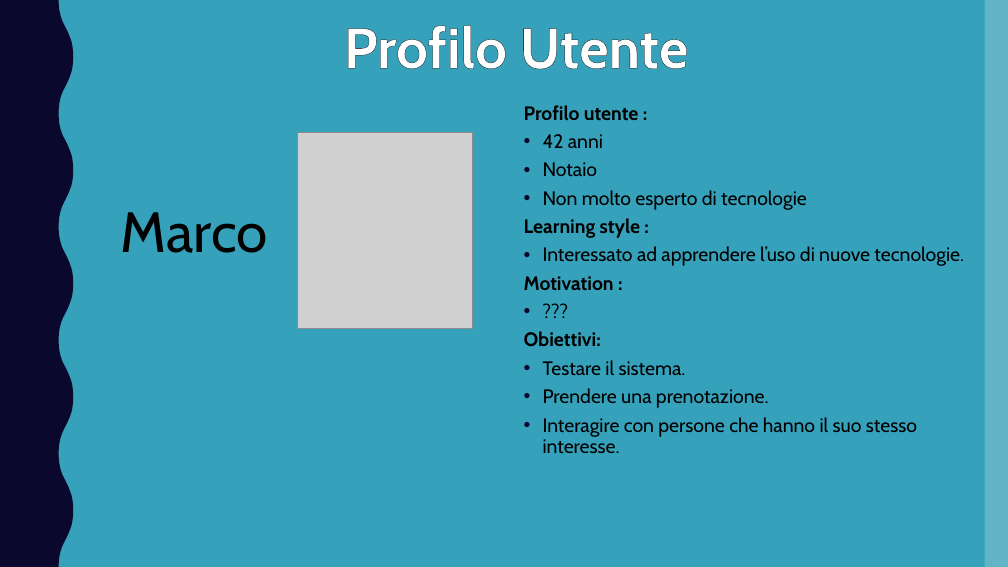
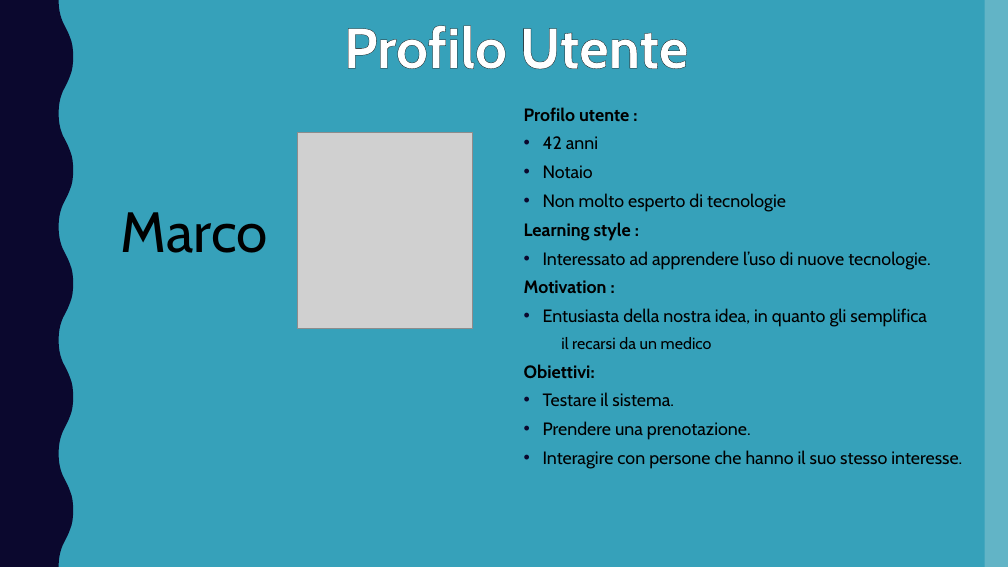
Before and after one commit to NappiNicola/Prenota_Facile, a slide deck: slide 8 of Presentazione_IUM.pptx. Drawn at 1008x567 pixels with LibreOffice and Linux fonts; fonts in the diff are those of the drawing; grey boxes stand for pictures. Boxes give left, top, right and bottom in pixels: in the first picture for what was removed or moved away, otherwise in the second. Text is boxed around its words. In the diff, an @@ line names an element or a change of style, - is before the commit and + after.

```diff
--- a/Presentazione_IUM.pptx
+++ b/Presentazione_IUM.pptx
@@ text at box(524, 107, 962, 469): size 18.5 to 17 pt in "Profilo utente :", "42 anni", "Notaio", "Non molto esperto di tecnologie" and 7 more places; line spacing 0.9 to 1 @@
@@ text at box(543, 308, 927, 349): text changed; size 18.5 to 17 pt @@
-• ???
+• Entusiasta della nostra idea, in quanto gli semplifica
+  il recarsi da un medico
```
Also in this commit, not shown: 1 slide added.
